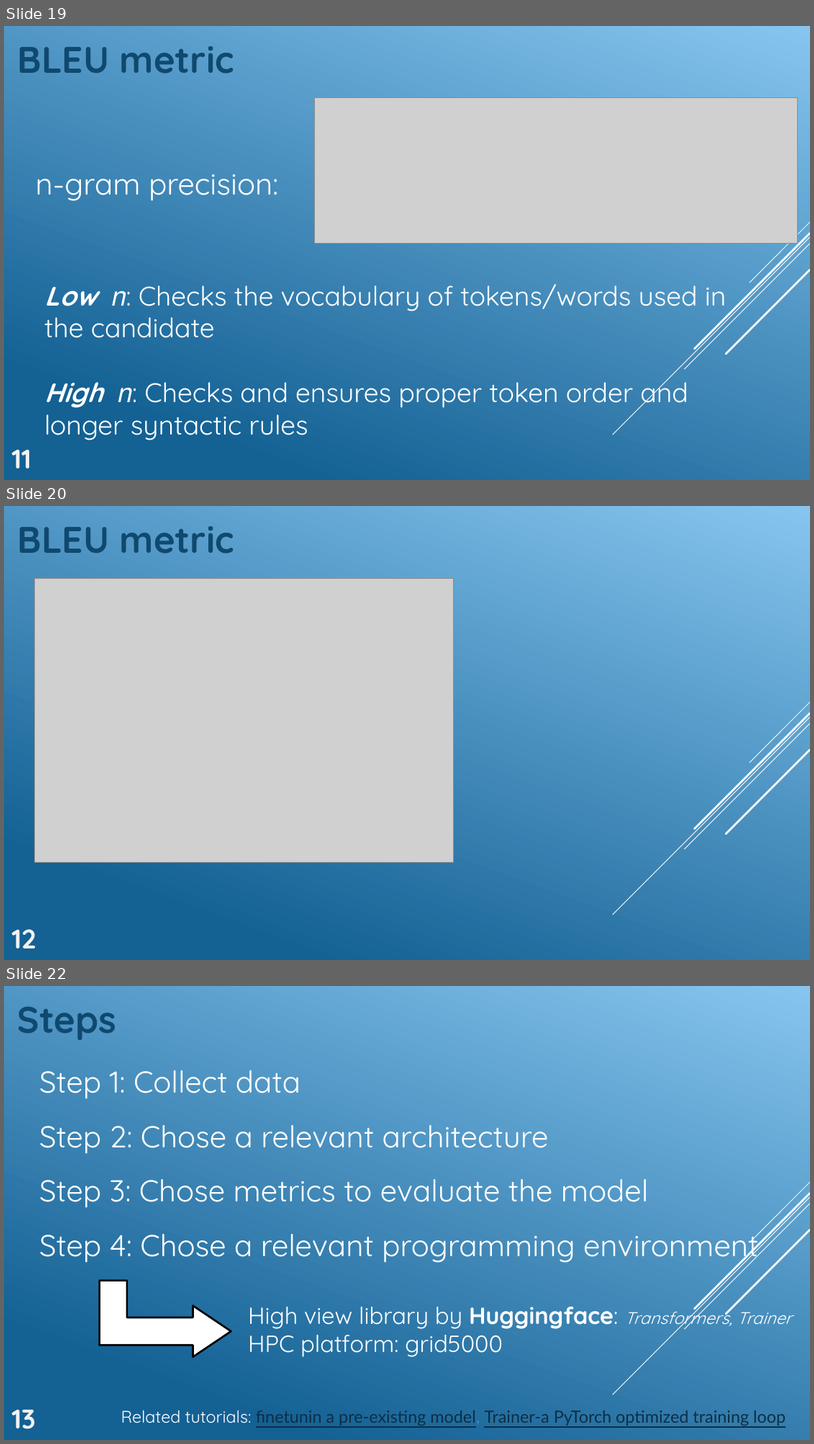
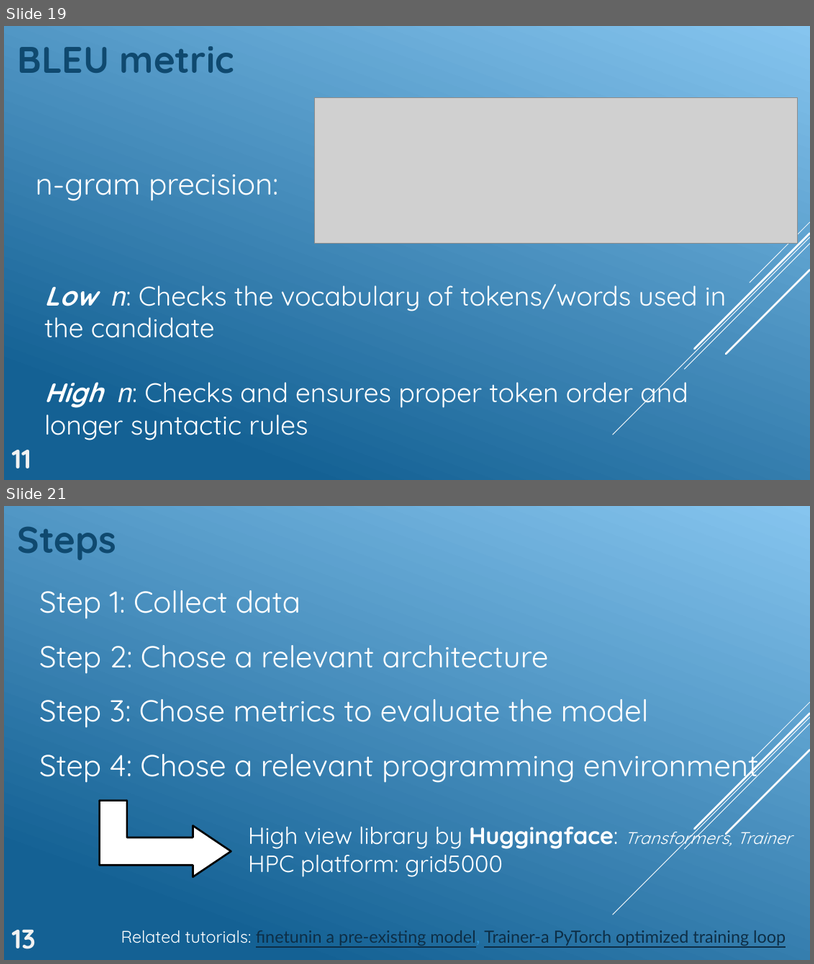
Before and after one commit to GeckSpy/IPdf2Latex, a slide deck: Presentation/Final presentation anim.pptx. Shown one above the other, each under a label of ours: slides 19, 20 and 22 before the commit, slides 19 and 21 after it; the slides between them are not shown. The pictures are 814x1444 and 814x964 pixels, drawn with LibreOffice and Linux fonts; fonts in the diff are those of the drawing; grey boxes stand for pictures. Boxes give left, top, right and bottom in pixels: in the first picture for what was removed or moved away, otherwise in the second. Text is boxed around its words. In the diff, an @@ line names an element or a change of style, - is before the commit and + after.

```diff
--- a/Presentation/Final presentation anim.pptx
+++ b/Presentation/Final presentation anim.pptx
@@ slide 20 removed at [4, 506, 810, 960], background gradient #86C5EF to #146194; not listed: 5 template elements that a slide beside it also shows @@
@@ text removed at [17, 526, 234, 554] @@
-BLEU metric
@@ picture removed at [35, 579, 454, 862] @@
@@ text removed at [12, 929, 36, 948] @@
-12
@@ what was slide 22 is now slide 21 @@
```
Also in this commit, not shown: 2 slides changed, 2 other files.
